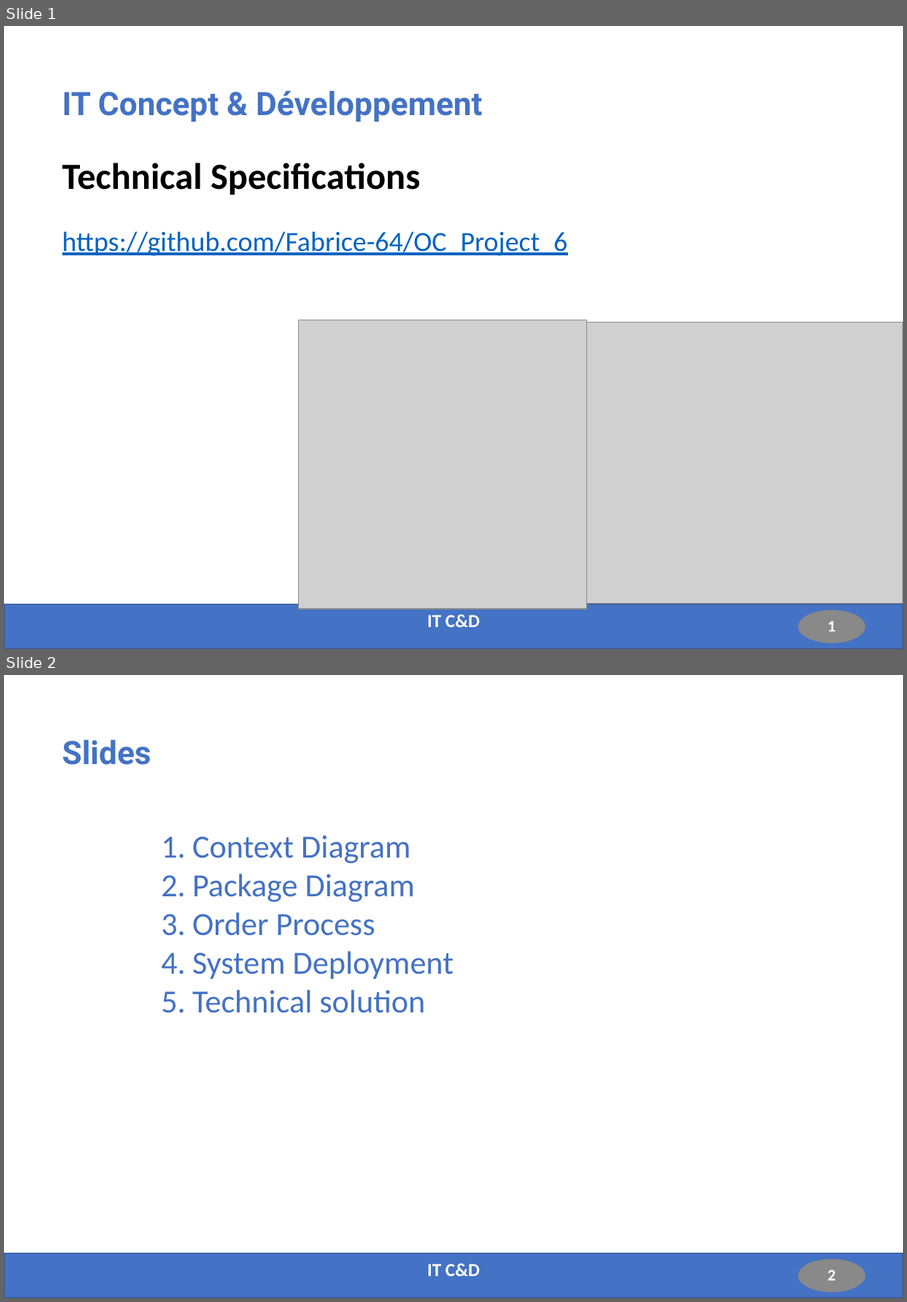
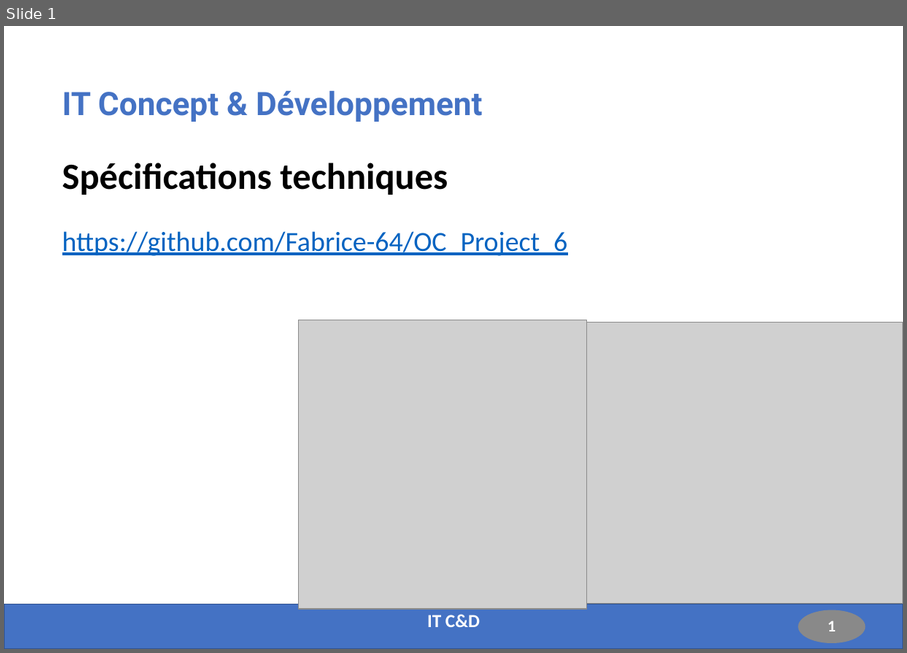
Before and after one commit to Fabrice-64/OC_Project_6, a slide deck: Presentation_Projet_6.pptx. Shown one above the other, each under a label of ours: slides 1 and 2 before the commit, slide 1 after it. The pictures are 907x1302 and 907x653 pixels, drawn with LibreOffice and Linux fonts; fonts in the diff are those of the drawing; grey boxes stand for pictures. Boxes give left, top, right and bottom in pixels: in the first picture for what was removed or moved away, otherwise in the second. Text is boxed around its words. In the diff, an @@ line names an element or a change of style, - is before the commit and + after.

Commit message:
Deliverables for the project presentation

```diff
--- a/Presentation_Projet_6.pptx
+++ b/Presentation_Projet_6.pptx
@@ slide 2 removed at bbox=[4, 675, 903, 1298], background #FFFFFF; not listed: 2 template elements that a slide beside it also shows @@
@@ title removed at bbox=[62, 740, 151, 765] @@
-Slides
@@ text removed at bbox=[192, 835, 454, 1013] @@
-1. Context Diagram
-2. Package Diagram
-3. Order Process
-4. System Deployment
-5. Technical solution
@@ text removed at bbox=[427, 1263, 480, 1276] @@
-IT C&D
@@ slide 1 changed as well @@
@@ title at bbox=[62, 91, 568, 256]: text changed @@
-IT Concept & Développement
-Technical Specifications
-https://github.com/Fabrice-64/OC_Project_6
+IT Concept & Développement
+Spécifications techniques
+https://github.com/Fabrice-64/OC_Project_6
```
Also in this commit, not shown: 3 other slides changed, 5 slides added, 2 other slides removed, 16 other files.
